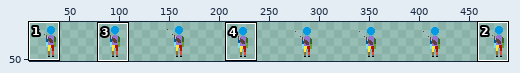
Sprite sheet: The Fallen Guardian/Assets/Art/Characters/Player/Idle/Player_Idle_Up.png. The picture above shows the old version from afar; the outline marks the close-up.
Close-up. Before:
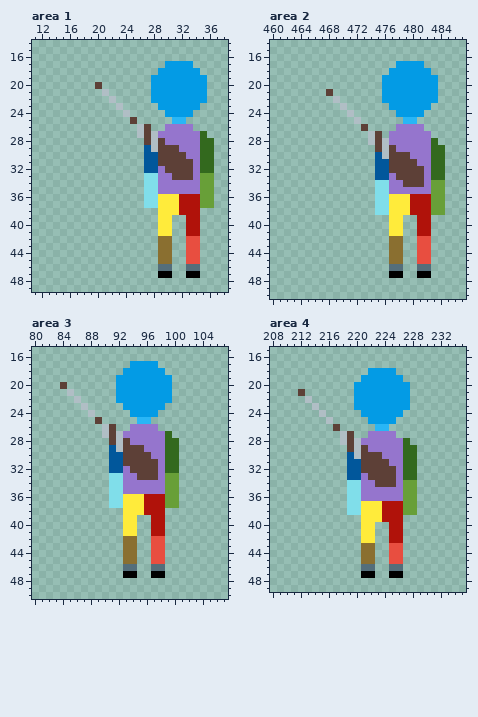
The file is 512x64 pixels. Shown: area 1: x 11..38, y 14..49; area 2: x 460..487, y 14..50; area 3: x 80..107, y 15..50; area 4: x 208..235, y 15..49. The wide view leaves out empty margins. The commit also changed other parts of the picture, which this record leaves out.
The same view after the edit:
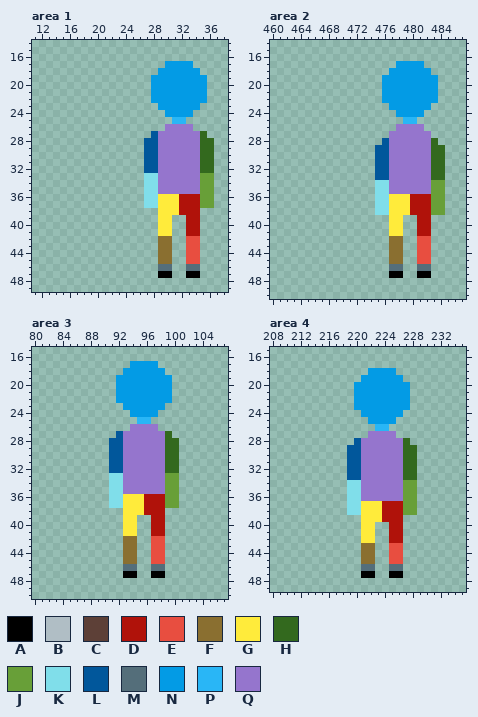
Palette (. is transparent): A #000000  B #b0bec5  C #5d4037  D #b0120a  E #e84e40  F #8a6f30  G #ffeb3b  H #33691e  J #689f38  K #80deea  L #01579b  M #546e7a  N #039be5  P #29b6f6  Q #9575cd
Edits made:
Area 1:
y 20: x 20 C -> .
y 21: x 21 B -> .
y 22: x 22 B -> .
y 23: x 23 B -> .
y 24: x 24 B -> .
y 25: x 25 C -> .
y 26: x 26..27 BC -> ..
y 27: x 26..28 BCB -> ..L
y 28: x 27..29 CBC -> LLQ
y 29: x 28..31 BCCC -> LQQQ
y 30: x 29..32 CCCC -> QQQQ
y 31: x 29..33 CCCCC -> QQQQQ
y 32: x 30..33 CCCC -> QQQQ
y 33: x 31..33 CCC -> QQQ
Area 2:
y 21: x 468 C -> .
y 22: x 469 B -> .
y 23: x 470 B -> .
y 24: x 471 B -> .
y 25: x 472 B -> .
y 26: x 473 C -> .
y 27: x 474..475 BC -> ..
y 28: x 474..476 BCB -> ..L
y 29: x 475..477 CBC -> LLQ
y 30: x 476..479 BCCC -> LQQQ
y 31: x 477..480 CCCC -> QQQQ
y 32: x 477..481 CCCCC -> QQQQQ
y 33: x 478..481 CCCC -> QQQQ
y 34: x 479..481 CCC -> QQQ
Area 3:
y 20: x 84 C -> .
y 21: x 85 B -> .
y 22: x 86 B -> .
y 23: x 87 B -> .
y 24: x 88 B -> .
y 25: x 89 C -> .
y 26: x 90..91 BC -> ..
y 27: x 90..92 BCB -> ..L
y 28: x 91..93 CBC -> LLQ
y 29: x 92..95 BCCC -> LQQQ
y 30: x 93..96 CCCC -> QQQQ
y 31: x 93..97 CCCCC -> QQQQQ
y 32: x 94..97 CCCC -> QQQQ
y 33: x 95..97 CCC -> QQQ
Area 4:
y 21: x 212 C -> .
y 22: x 213 B -> .
y 23: x 214 B -> .
y 24: x 215 B -> .
y 25: x 216 B -> .
y 26: x 217 C -> .
y 27: x 218..219 BC -> ..
y 28: x 218..220 BCB -> ..L
y 29: x 219..221 CBC -> LLQ
y 30: x 220..223 BCCC -> LQQQ
y 31: x 221..224 CCCC -> QQQQ
y 32: x 221..225 CCCCC -> QQQQQ
y 33: x 222..225 CCCC -> QQQQ
y 34: x 223..225 CCC -> QQQ
Boxes around the changes in both close-ups, in picture pixels (x1, y1, x2, y2):
changed: (95, 82, 193, 180)
changed: (326, 89, 424, 187)
changed: (60, 382, 158, 480)
changed: (298, 389, 396, 487)
